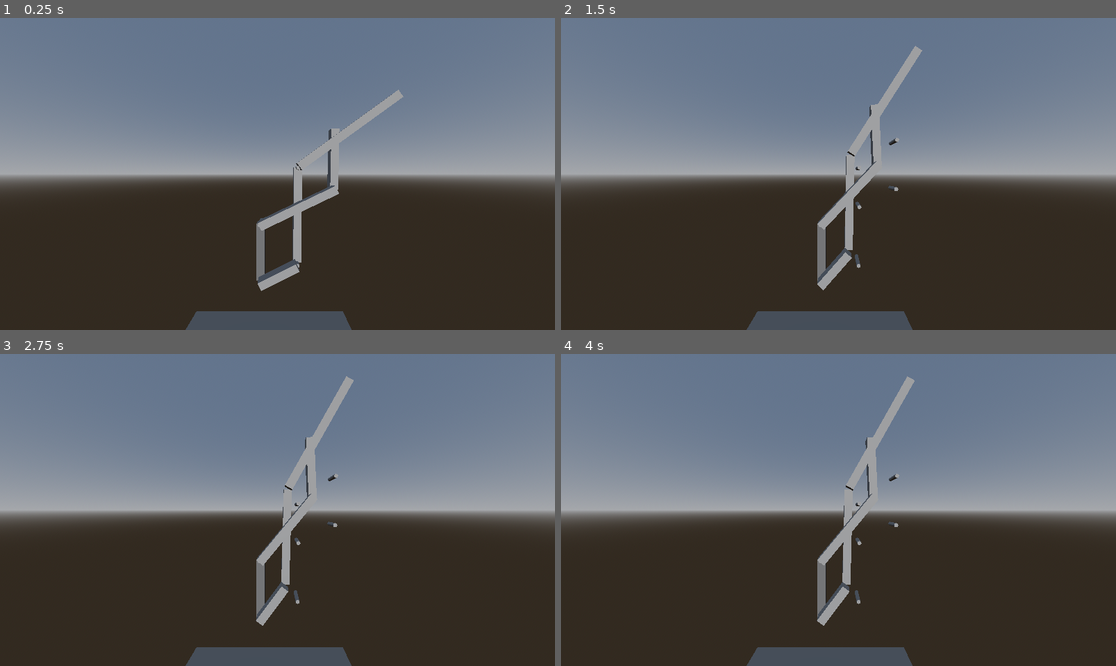
Above: before the commit, frames 1-4 (two rows, left to right).
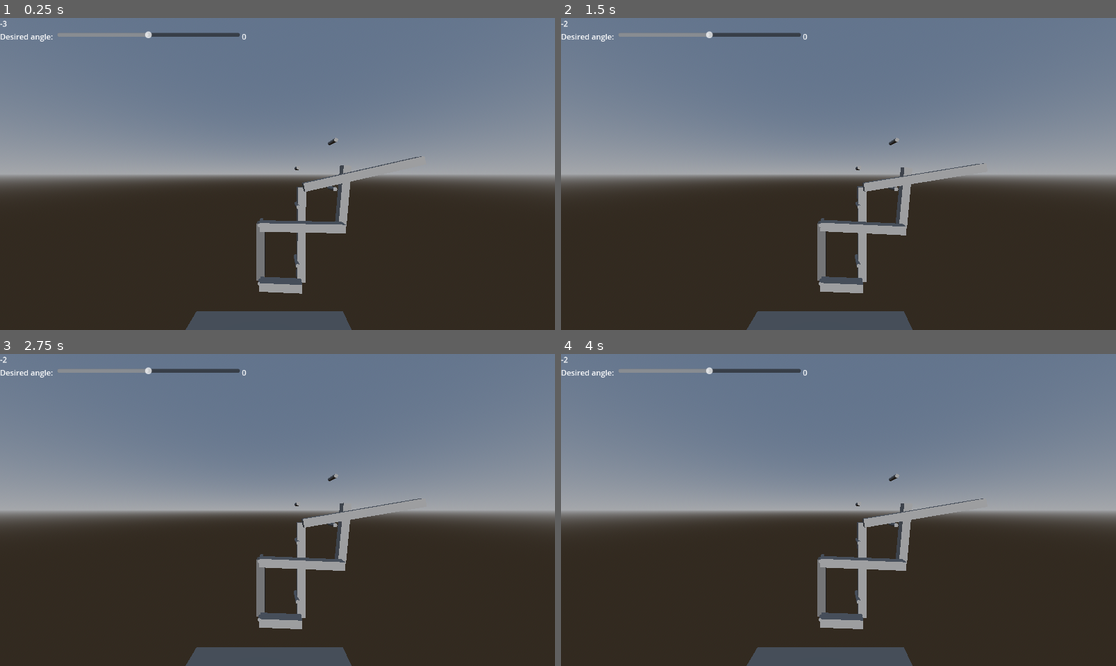
Above: after the commit, the same moments.

Repository: cxw42/godot-wings-demo
Game: Godot game, scene res://top_node.tscn
Two runs of this game, one before a commit and one after it. Both use one fixed random seed, a clock stepped at 60 frames per second and the inputs below. The engine's default icon, where the game draws it, is replaced by a stand-in: a white triangle on a blue panel in a dark square.
Inputs:
- Up to frame 1 (0.25 s): no input
- Up to frame 2 (1.5 s): tap Enter (ui_accept) at 0.5, 0.77 s; hold Right (ui_right) 0.53-1.28 s; hold Down (ui_down) from 1.28 s (still down)
- Up to frame 3 (2.75 s): tap Enter (ui_accept) at 1.52 s; release Down (ui_down) at 2.03 s; hold Right (ui_right) from 2.03 s (still down)
- Up to frame 4 (4 s): release Right (ui_right) at 2.78 s; hold Up (ui_up) 2.78-3.53 s; tap Enter (ui_accept) at 3.02, 3.77 s; hold Left (ui_left) from 3.53 s (still down)

The runs differ from the first frame. In frame 1, 3.5% of the frame differs, in the area x 0-76%, y 0-89%; in frame 2, 4.1%, in the area x 0-77%, y 0-89%; in frame 3, 4.1%; in frame 4, 4.1%.

Commit message:
Add a GUI to select the angle of beam B
Use a proportional controller to apply a corresponding force each frame

Diff:
--- a/project.godot
+++ b/project.godot
@@ -18,6 +18,8 @@
 [physics]
 
 3d/default_gravity=32.0
+3d/default_linear_damp=3.0
+3d/default_angular_damp=3.0
 
 [rendering]
 
--- a/top_node.tscn
+++ b/top_node.tscn
@@ -5,10 +5,17 @@
 [sub_resource type="GDScript" id="GDScript_fifn5"]
 resource_name = "top_node.gd"
 script/source = "extends Node3D
+@onready var b: RigidBody3D = $B
+@onready var target_angle_readout: Label = $HUD/Control/VBoxContainer/HBoxContainer/TargetAngleReadout
 
 func _unhandled_input(event: InputEvent) -> void:
     if event.is_action_pressed(\"ui_cancel\"):
         get_tree().quit()
+
+
+func _on_desired_angle_changed(value: float) -> void:
+    b.desired_angle = value
+    target_angle_readout.text = \"%.f\" % value
 "
 
 [sub_resource type="StandardMaterial3D" id="StandardMaterial3D_o6vgj"]
@@ -75,13 +82,27 @@
 script/source = "## Beam B
 extends RigidBody3D
 
+@onready var a_to_b: HingeJoint3D = $\"../A to B\"
+
+@onready var angle_label: Label = $\"../HUD/Control/VBoxContainer/AngleLabel\"
+
+@export var Kp: float = 100
+
+@export var desired_angle: float = 0 ## degrees from X towards Y
+
 @export var y_force_min: float = 100
 @export var y_force_max: float = 450
 @export var y_freq = 0.05
 
 func _integrate_forces(state: PhysicsDirectBodyState3D) -> void:
-    var force = sin(2*PI*y_freq*Time.get_ticks_msec()/1000)
-    force = remap(force, -1, 1, y_force_min, y_force_max)
+    # Get current angle w.r.t a_to_b
+    var base_to_center = (global_position - a_to_b.global_position).normalized()
+    var angle = rad_to_deg(atan2(base_to_center.y, base_to_center.x))
+    angle_label.text = \"%.f\" % angle
+    var difference = desired_angle - angle
+    var force = Kp*difference
+    # var force = sin(2*PI*y_freq*Time.get_ticks_msec()/1000)
+    # force = remap(force, -1, 1, y_force_min, y_force_max)
     #print(force)
     var direction = -transform.basis.x # global_transform * (Vector3(0,1,1).normalized())
     state.apply_central_force(force * direction)
@@ -204,9 +225,9 @@
 transform = Transform3D(0.43218, 0.901787, 0, -0.901787, 0.43218, 0, 0, 0, 1, 2.26396, 2.57417, 1.01775)
 physics_material_override = SubResource("PhysicsMaterial_fifn5")
 script = SubResource("GDScript_afxlr")
+Kp = 200.0
 
 [node name="CSGMesh3D" type="CSGMesh3D" parent="B"]
-transform = Transform3D(1, 0, 0, 0, 1, 0, 0, 0, 1, 0, 0, 0)
 mesh = SubResource("BoxMesh_sfd0x")
 
 [node name="CollisionShape3D" type="CollisionShape3D" parent="B"]
@@ -217,7 +238,6 @@
 physics_material_override = SubResource("PhysicsMaterial_fifn5")
 
 [node name="CSGMesh3D" type="CSGMesh3D" parent="C"]
-transform = Transform3D(1, 0, 0, 0, 1, 0, 0, 0, 1, 0, 0, 0)
 mesh = SubResource("BoxMesh_o6dvp")
 
 [node name="CollisionShape3D" type="CollisionShape3D" parent="C"]
@@ -228,7 +248,6 @@
 physics_material_override = SubResource("PhysicsMaterial_fifn5")
 
 [node name="CSGMesh3D" type="CSGMesh3D" parent="D"]
-transform = Transform3D(1, 0, 0, 0, 1, 0, 0, 0, 1, 0, 0, 0)
 mesh = SubResource("BoxMesh_afxlr")
 
 [node name="CollisionShape3D" type="CollisionShape3D" parent="D"]
@@ -239,7 +258,6 @@
 physics_material_override = SubResource("PhysicsMaterial_fifn5")
 
 [node name="CSGMesh3D" type="CSGMesh3D" parent="E"]
-transform = Transform3D(1, 0, 0, 0, 1, 0, 0, 0, 1, 0, 0, 0)
 mesh = SubResource("BoxMesh_h11p4")
 
 [node name="CollisionShape3D" type="CollisionShape3D" parent="E"]
@@ -250,7 +268,6 @@
 physics_material_override = SubResource("PhysicsMaterial_fifn5")
 
 [node name="CSGMesh3D" type="CSGMesh3D" parent="F"]
-transform = Transform3D(1, 0, 0, 0, 1, 0, 0, 0, 1, 0, 0, 0)
 mesh = SubResource("BoxMesh_st5u5")
 
 [node name="CollisionShape3D" type="CollisionShape3D" parent="F"]
@@ -337,3 +354,47 @@
 environment = SubResource("Environment_o6vgj")
 camera_attributes = SubResource("CameraAttributesPractical_fifn5")
 compositor = SubResource("Compositor_oc6vn")
+
+[node name="HUD" type="CanvasLayer" parent="."]
+
+[node name="Control" type="Control" parent="HUD"]
+custom_minimum_size = Vector2(512, 512)
+layout_mode = 3
+anchors_preset = 0
+offset_right = 40.0
+offset_bottom = 40.0
+size_flags_horizontal = 3
+size_flags_vertical = 3
+
+[node name="VBoxContainer" type="VBoxContainer" parent="HUD/Control"]
+layout_mode = 1
+anchors_preset = 15
+anchor_right = 1.0
+anchor_bottom = 1.0
+grow_horizontal = 2
+grow_vertical = 2
+
+[node name="AngleLabel" type="Label" parent="HUD/Control/VBoxContainer"]
+custom_minimum_size = Vector2(20, 20)
+layout_mode = 2
+text = "angle
+"
+
+[node name="HBoxContainer" type="HBoxContainer" parent="HUD/Control/VBoxContainer"]
+layout_mode = 2
+
+[node name="Label" type="Label" parent="HUD/Control/VBoxContainer/HBoxContainer"]
+layout_mode = 2
+text = "Desired angle: "
+
+[node name="Slider" type="HSlider" parent="HUD/Control/VBoxContainer/HBoxContainer"]
+layout_mode = 2
+size_flags_horizontal = 3
+min_value = -90.0
+max_value = 90.0
+
+[node name="TargetAngleReadout" type="Label" parent="HUD/Control/VBoxContainer/HBoxContainer"]
+layout_mode = 2
+text = "0"
+
+[connection signal="value_changed" from="HUD/Control/VBoxContainer/HBoxContainer/Slider" to="." method="_on_desired_angle_changed"]
